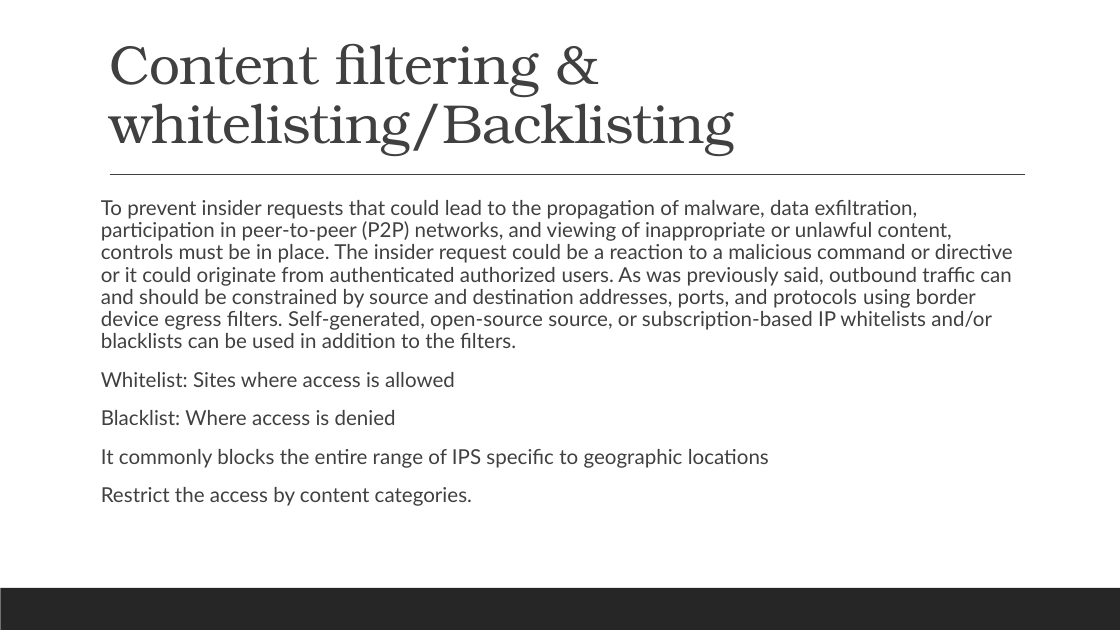
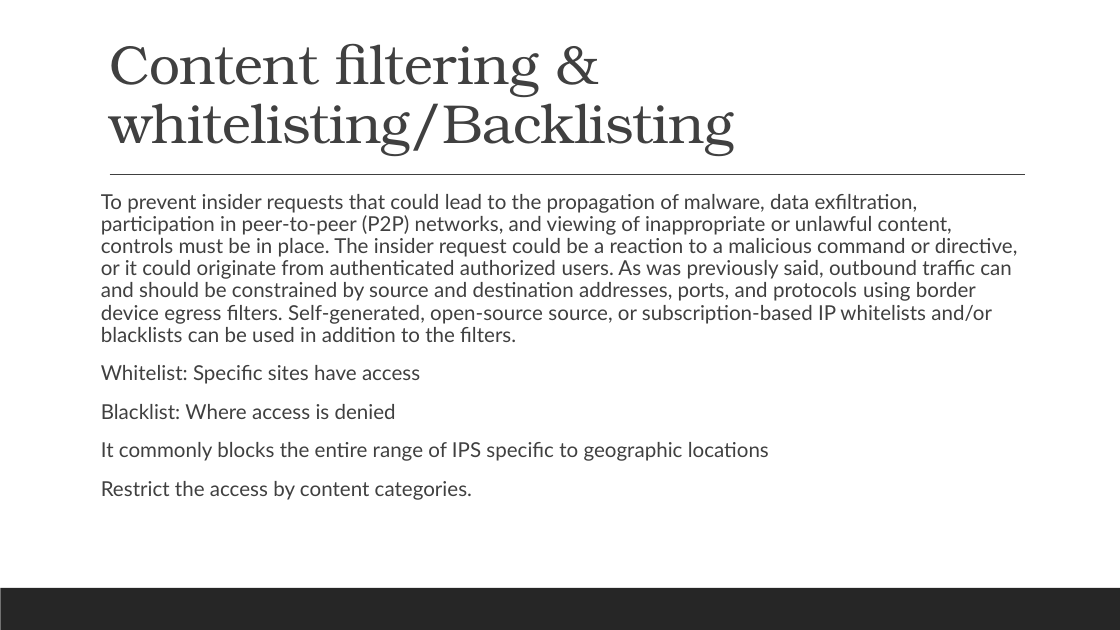
Before and after one commit to ronnie-1947/access-control-ppt, a slide deck: slide 27 of Access Control.pptx (slide 31 before the commit). Drawn at 1120x630 pixels with LibreOffice and Linux fonts; fonts in the diff are those of the drawing. Boxes give left, top, right and bottom in pixels: in the first picture for what was removed or moved away, otherwise in the second. Text is boxed around its words. In the diff, an @@ line names an element or a change of style, - is before the commit and + after.

Commit message:
User access control and Dwitys changes executed

```diff
--- a/Access Control.pptx
+++ b/Access Control.pptx
@@ text at box(101, 194, 1018, 384): text changed @@
-To prevent insider requests that could lead to the propagation of malware, data exfiltration, participation in peer-to-peer (P2P) networks, and viewing of inappropriate or unlawful content, controls must be in place. The insider request could be a reaction to a malicious command or directive or it could originate from authenticated authorized users. As was previously said, outbound traffic can and should be constrained by source and destination addresses, ports, and protocols using border device egress filters. Self-generated, open-source source, or subscription-based IP whitelists and/or blacklists can be used in addition to the filters.
-Whitelist: Sites where access is allowed
+To prevent insider requests that could lead to the propagation of malware, data exfiltration, participation in peer-to-peer (P2P) networks, and viewing of inappropriate or unlawful content, controls must be in place. The insider request could be a reaction to a malicious command or directive, or it could originate from authenticated authorized users. As was previously said, outbound traffic can and should be constrained by source and destination addresses, ports, and protocols using border device egress filters. Self-generated, open-source source, or subscription-based IP whitelists and/or blacklists can be used in addition to the filters.
+Whitelist: Specific sites have access
```
Also in this commit, not shown: 7 other slides changed, 9 slides added, 5 slides removed.
